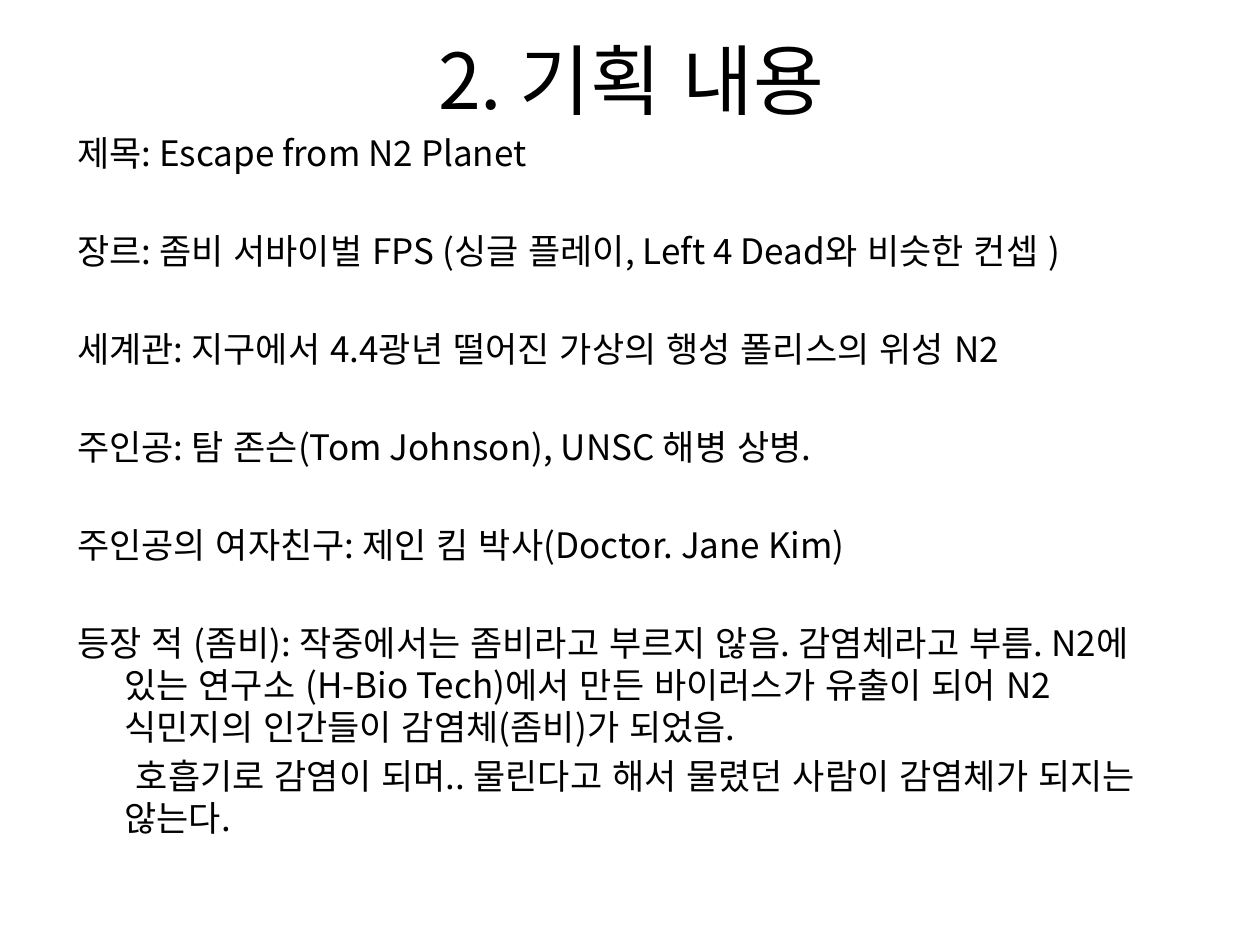
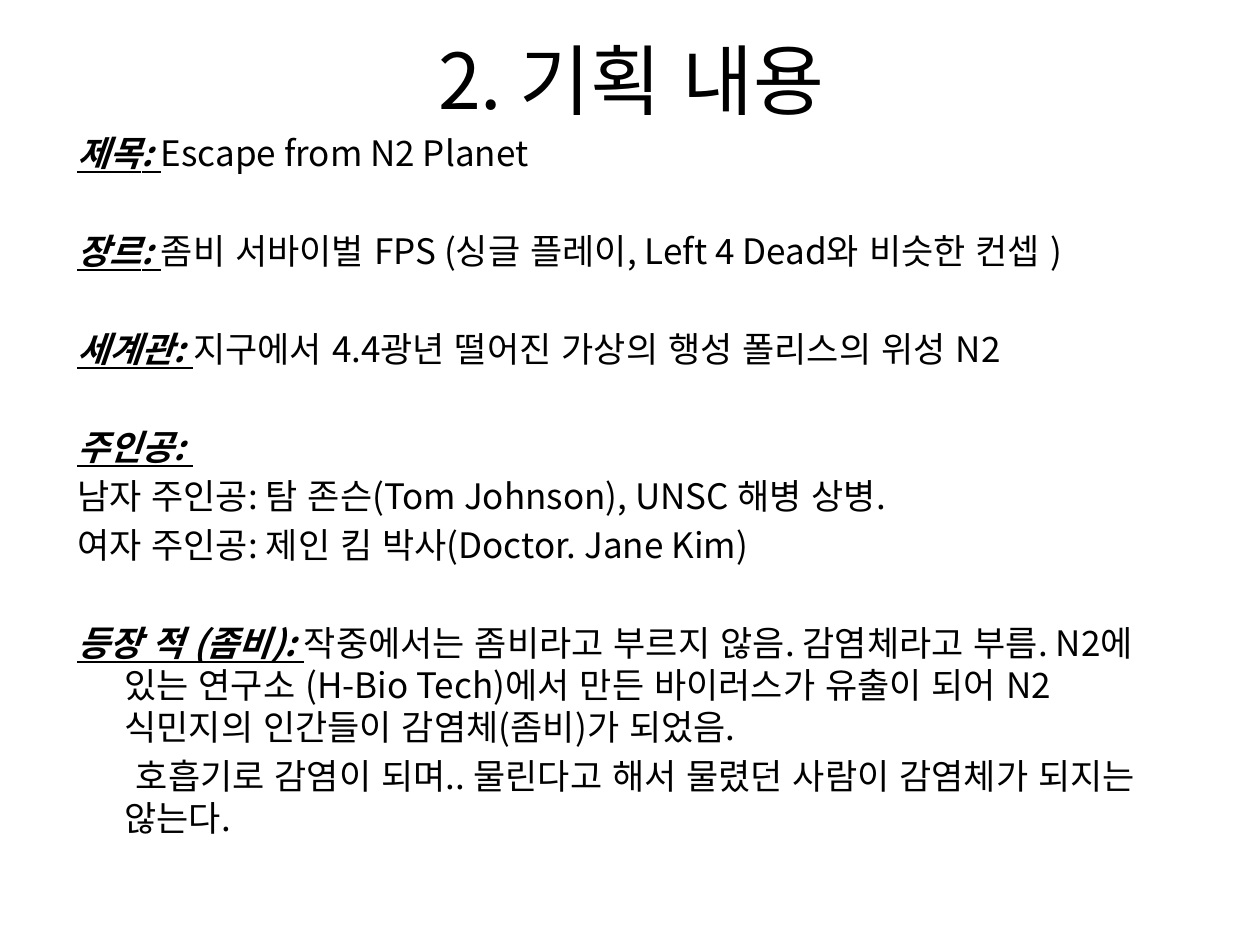
Before and after one commit to TomLeeLive/enpgame, a slide deck: slide 3 of doc/_pt_doc/N2_Team_1st_PT_20161024.pptx. Drawn at 1260x945 pixels with LibreOffice and Linux fonts; fonts in the diff are those of the drawing; background and template pictures are left out. Boxes give left, top, right and bottom in pixels: in the first picture for what was removed or moved away, otherwise in the second. Text is boxed around its words. In the diff, an @@ line names an element or a change of style, - is before the commit and + after.

```diff
--- a/doc/_pt_doc/N2_Team_1st_PT_20161024.pptx
+++ b/doc/_pt_doc/N2_Team_1st_PT_20161024.pptx
@@ rectangle added at box(15, 16, 1245, 929), fill #FFFFFF at 67% opacity @@
@@ text at box(77, 136, 1133, 747): bold on, italic on, underline on in "제목:", "장르:", "세계관:", "등장 적 (좀비):" @@
@@ text at box(77, 430, 885, 565): text changed @@
-주인공: 탐 존슨(Tom Johnson), UNSC 해병 상병.
-주인공의 여자친구: 제인 킴 박사(Doctor. Jane Kim)
+주인공:
+남자 주인공: 탐 존슨(Tom Johnson), UNSC 해병 상병.
+여자 주인공: 제인 킴 박사(Doctor. Jane Kim)
```
Also in this commit, not shown: 7 other slides changed, 1 slide added.
